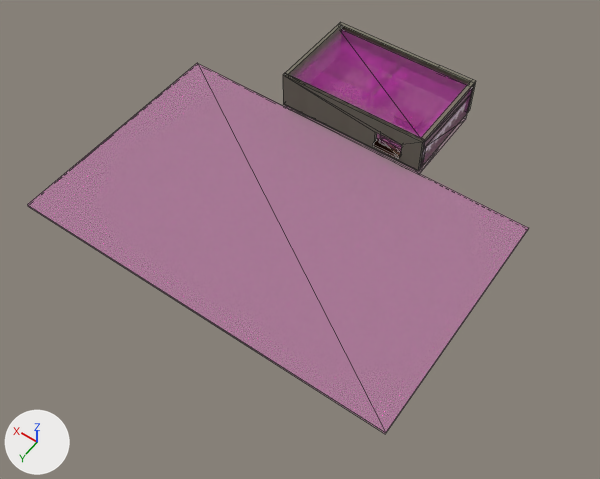
The Blender file shop.blend as it was, and as the next commit left it.
One viewpoint serves both versions: a 50 mm lens placed at (-1.99, 4.19, 4.4), pointed at (0.1, 1.27, -0.2). Arrows for +X, +Y and +Z are at lower left; the lights stay in place. Mesh edges are drawn as thin lines.

Objects in the first picture: 'CSGCombiner3D2', 'WallSupport', 'Walls'.
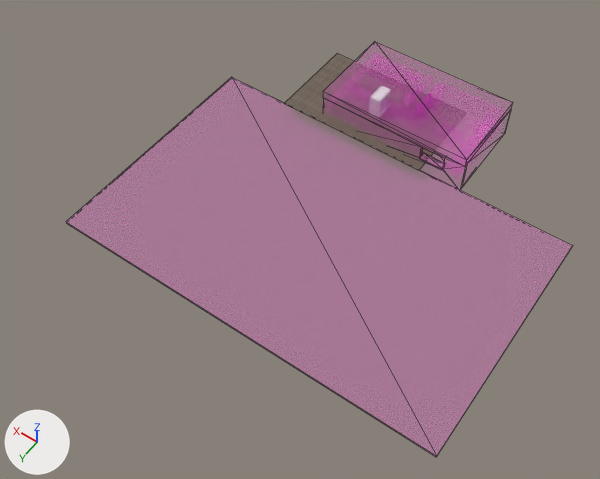
Where the newer file only moved an object's origin or applied its transform, the numbers keep the older frame.

Boxes [x1, y1, x2, y2] around the edits, measured in the pictures (600 x 479 px):
'CSGCombiner3D2', mesh moved
    before: [27, 29, 529, 434]
    after: [66, 41, 573, 457]
'Walls', hidden
    before: [283, 22, 476, 171]
'WallSupport', hidden
    before: [373, 140, 401, 159]
'Floor', unchanged, uncovered by the edit
    after: [284, 54, 433, 171]

The edits, one by one:
me_mesh_0 has 674 vertices, 450 faces and spans x -1.17..1.8, y -0.36..2.22, z -0.09..0.23.
me_mesh_0 is used by ob_csgcombiner3d2; parent ob_root; location (-0.00635, -0.0112, 0.0).
me_mesh_0 part 1: the whole mesh is moved by (-0.31, -0.06, -0.03).
Object 'Walls' (ob_walls) is now hidden.
Object 'WallSupport' (ob_wallsupport) is now hidden.
